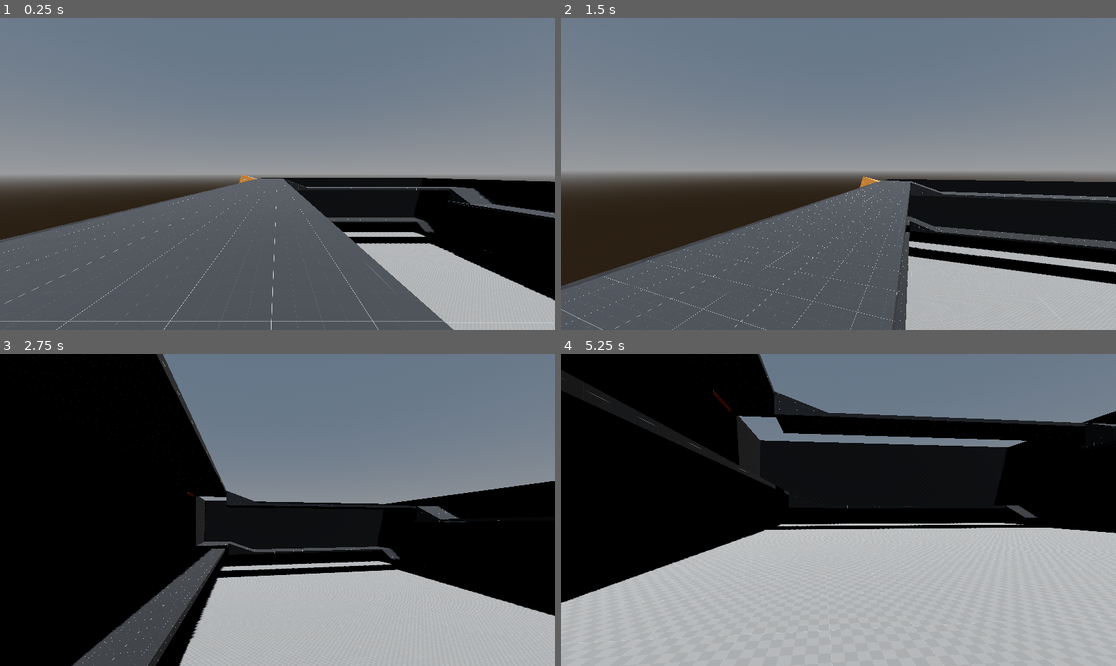
Above: before the commit, frames 1-4 (two rows, left to right).
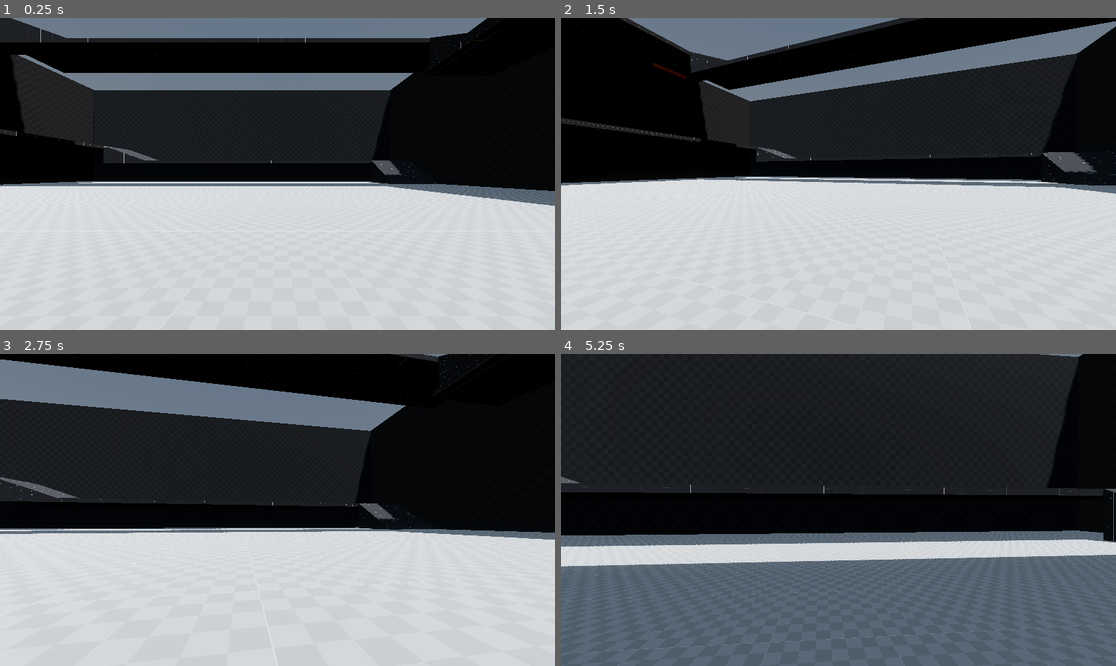
Above: after the commit, the same moments.

Repository: kaime-welsh/trash-masters
Game: Godot game, scene res://maps/tm_sandbox.tscn
The game is run twice, just before and just after one commit, with the same random seed, the same clock (stepped at 60 frames per second) and the same inputs. The project has no main scene, so this scene is started directly.
Inputs (mouse positions are in pixels of both pictures, inside the frame that each line leads up to):
- Up to frame 1 (0.25 s): no input
- Up to frame 2 (1.5 s): tap Enter at 0.5 s; move the mouse to (866, 174) at 0.52 s; hold Ctrl (crouch) 0.53-1.28 s; hold W (move_forward) from 0.53 s (still down); click (866, 174) at 0.67 s; tap Space (jump) at 0.77, 0.8, 1.07, 1.35 s; move the mouse to (810, 174) at 1.27 s; click (810, 174) at 1.42 s
- Up to frame 3 (2.75 s): keep holding W (move_forward); tap Space (jump) at 1.52, 1.82, 2.3 s; tap Ctrl (crouch) at 1.55 s; move the mouse to (288, 503) at 2.02 s; hold Ctrl (crouch) from 2.03 s (still down); click (288, 503) at 2.17 s
- Up to frame 4 (5.25 s): keep holding W (move_forward); move the mouse to (832, 516) at 2.77 s; release Ctrl (crouch) at 2.78 s; tap Shift (sprint) at 2.85 s; click (832, 516) at 2.92 s; tap Space (jump) at 3.02, 3.32, 3.77, 3.8, 4.07, 4.35, 4.52, 4.82 s; tap Ctrl (crouch) at 3.05, 4.55 s; move the mouse to (877, 513) at 3.52 s; hold Ctrl (crouch) 3.53-4.28 s; click (877, 513) at 3.67 s; move the mouse to (794, 506) at 4.27 s; click (794, 506) at 4.42 s; move the mouse to (844, 510) at 5.02 s; hold Ctrl (crouch) from 5.03 s (still down); click (844, 510) at 5.17 s

The runs differ from the first frame. In frame 1, 89% of the frame differs, in the area x 0-100%, y 0-100%; in frame 2, 90%; in frame 3, 82%; in frame 4, 75%.

Commit message:
Added crouching and walking on stairs. - Just need to add ladder climbing and I think this is complete. If anything the ladders can wait and this can be merged.

Diff:
--- a/maps/tm_sandbox.tscn
+++ b/maps/tm_sandbox.tscn
@@ -1,7 +1,6 @@
-[gd_scene load_steps=28 format=4 uid="uid://dp57v1dgar82h"]
+[gd_scene load_steps=27 format=4 uid="uid://dp57v1dgar82h"]
 
 [ext_resource type="PackedScene" uid="uid://b725dpq15ws1s" path="res://player/player.tscn" id="1_kxtt2"]
-[ext_resource type="LightmapGIData" uid="uid://cfbogwur2hy2x" path="res://maps/tm_sandbox.lmbake" id="1_wkrnl"]
 [ext_resource type="Material" uid="uid://qdv3a4224o5o" path="res://assets/materials/kenny_prototype/m_white_checker.tres" id="2_sjpsp"]
 [ext_resource type="Material" uid="uid://dwffsycchev6n" path="res://assets/materials/kenny_prototype/m_orange_wall.tres" id="3_sjpsp"]
 [ext_resource type="Material" uid="uid://djx73r5q1335t" path="res://assets/materials/kenny_prototype/m_black_grid.tres" id="4_sjpsp"]
@@ -132,9 +131,6 @@
 transform = Transform3D(-0.866025, -0.433013, 0.25, 0.286788, -0.0206061, 0.957772, -0.409576, 0.901152, 0.142028, 0, 3, 0)
 shadow_enabled = true
 
-[node name="LightmapGI" type="LightmapGI" parent="."]
-light_data = ExtResource("1_wkrnl")
-
 [node name="Geometry" type="Node3D" parent="."]
 transform = Transform3D(0.5, 0, 0, 0, 0.5, 0, 0, 0, 0.5, -2, 0, -18)
 
@@ -215,6 +211,42 @@
 material_override = ExtResource("4_sjpsp")
 use_collision = true
 size = Vector3(4, 1, 2.6)
+
+[node name="CSGBox3D4" type="CSGBox3D" parent="Geometry"]
+transform = Transform3D(1, 0, 0, 0, 1, 0, 0, 0, 1, -20.5, 0, 90.3)
+material_override = ExtResource("4_sjpsp")
+use_collision = true
+size = Vector3(1, 0.8, 2.6)
+
+[node name="CSGBox3D5" type="CSGBox3D" parent="Geometry"]
+transform = Transform3D(1, 0, 0, 0, 1, 0, 0, 0, 1, -19.5, 0.2, 90.3)
+material_override = ExtResource("4_sjpsp")
+use_collision = true
+size = Vector3(1, 1.2, 2.6)
+
+[node name="CSGBox3D6" type="CSGBox3D" parent="Geometry"]
+transform = Transform3D(1, 0, 0, 0, 1, 0, 0, 0, 1, -18.5, 0.4, 90.3)
+material_override = ExtResource("4_sjpsp")
+use_collision = true
+size = Vector3(1, 1.6, 2.6)
+
+[node name="CSGBox3D7" type="CSGBox3D" parent="Geometry"]
+transform = Transform3D(1, 0, 0, 0, 1, 0, 0, 0, 1, -17.5, 0.65, 90.3)
+material_override = ExtResource("4_sjpsp")
+use_collision = true
+size = Vector3(1, 2.1, 2.6)
+
+[node name="CSGBox3D8" type="CSGBox3D" parent="Geometry"]
+transform = Transform3D(1, 0, 0, 0, 1, 0, 0, 0, 1, -16.5, 0.95, 90.3)
+material_override = ExtResource("4_sjpsp")
+use_collision = true
+size = Vector3(1, 2.7, 2.6)
+
+[node name="CSGBox3D9" type="CSGBox3D" parent="Geometry"]
+transform = Transform3D(1, 0, 0, 0, 1, 0, 0, 0, 1, -15.5, 1.2, 90.3)
+material_override = ExtResource("4_sjpsp")
+use_collision = true
+size = Vector3(1, 3.2, 2.6)
 
 [node name="CSGBox3D2" type="CSGBox3D" parent="Geometry"]
 transform = Transform3D(1, 0, 0, 0, 1, 0, 0, 0, 1, -34, 9, 90.3)
@@ -331,9 +363,12 @@
 skeleton = NodePath("../../..")
 
 [node name="PlayerCharacter" parent="." instance=ExtResource("1_kxtt2")]
-transform = Transform3D(1, 0, 0, 0, 1, 0, 0, 0, 1, -26, 19.2, 37)
+transform = Transform3D(1, 0, 0, 0, 1, 0, 0, 0, 1, 5, 0.200001, 3)
 collision_layer = 2
 collision_mask = 7
+jump_velocity = 5.5
+crouch_speed_modifier = 0.65
+crouch_height = 0.75
 
 [node name="WorldBottom" type="Area3D" parent="."]
 collision_layer = 8
--- a/player/fps_character.gd
+++ b/player/fps_character.gd
@@ -1,7 +1,12 @@
 class_name FPSCharacter
 extends CharacterBody3D
 
-@onready var _camera: Camera3D = %Camera3D
+@export var camera: Camera3D
+@export var camera_smoother: Node3D
+@export var collision_shape: CollisionShape3D
+@export var head: Node3D
+@export var stairs_below_raycast: RayCast3D
+@export var stairs_ahead_raycast: RayCast3D
 
 @export_category("Input Settings")
 @export var mouse_sensitivity: float = 0.006
@@ -20,6 +25,16 @@
 @export var air_accel: float = 800.0
 @export var air_move_speed: float = 500.0
 
+@export_category("Crouching")
+@export var crouch_speed_modifier: float = 0.8
+@export var crouch_height: float = 0.7
+@export var crouch_jump_modifier: float = 0.9:
+	set(value):
+		crouch_jump_modifier = crouch_height * value
+
+@export_category("Stairs")
+@export var max_step_height = 0.5 # Raycasts length should match this. StairsAhead one should be slightly longer.
+
 @export_category("Physics Interactions")
 @export var push_strength: float = 5
 @export var mass: float = 80
@@ -30,6 +45,9 @@
 var input_dir: Vector2
 var wish_dir: Vector3
 var headbob_time: float = 0.0
+var is_crouched: bool = false
+var _snapped_to_stairs_last_frame := false
+var _last_frame_was_on_floor = - INF
 
 
 func _ready() -> void:
@@ -37,14 +55,13 @@
 
 
 func get_move_speed() -> float:
+	if is_crouched:
+		return walk_speed * crouch_speed_modifier
 	return sprint_speed if Input.is_action_pressed("sprint") else walk_speed
 
 
 func is_surface_too_steep(normal: Vector3) -> bool:
-	var max_slope_angle_dot = Vector3(0, 1, 0).rotated(Vector3(1.0, 0, 0), self.floor_max_angle).dot(Vector3(0, 1, 0))
-	if normal.dot(Vector3(0, 1, 0)) < max_slope_angle_dot:
-		return true
-	return false
+	return normal.angle_to(Vector3.UP) > self.floor_max_angle
 
 
 func clip_velocity(normal: Vector3, overbounce: float, delta: float) -> void:
@@ -57,6 +74,59 @@
 	var adjust := self.velocity.dot(normal)
 	if adjust < 0.0:
 		self.velocity -= normal * adjust
+
+
+var _saved_camera_global_pos = null
+func _save_camera_pos_for_smoothing():
+	if _saved_camera_global_pos == null:
+		_saved_camera_global_pos = %CameraSmooth.global_position
+
+
+func _snap_down_to_stairs_check() -> void:
+	var did_snap := false
+	# Modified slightly from tutorial. I don't notice any visual difference but I think this is correct.
+	# Since it is called after move_and_slide, _last_frame_was_on_floor should still be current frame number.
+	# After move_and_slide off top of stairs, on floor should then be false. Update raycast incase it's not already.
+	stairs_below_raycast.force_raycast_update()
+	var floor_below: bool = stairs_below_raycast.is_colliding() and not is_surface_too_steep(stairs_below_raycast.get_collision_normal())
+	var was_on_floor_last_frame = Engine.get_physics_frames() == _last_frame_was_on_floor
+	if not is_on_floor() and velocity.y <= 0 and (was_on_floor_last_frame or _snapped_to_stairs_last_frame) and floor_below:
+		var body_test_result = KinematicCollision3D.new()
+		if self.test_move(self.global_transform, Vector3(0, -max_step_height, 0), body_test_result):
+			_save_camera_pos_for_smoothing()
+			var translate_y = body_test_result.get_travel().y
+			self.position.y += translate_y
+			apply_floor_snap()
+			did_snap = true
+	_snapped_to_stairs_last_frame = did_snap
+
+func _snap_up_stairs_check(delta) -> bool:
+	if not is_on_floor() and not _snapped_to_stairs_last_frame: return false
+	# Don't snap stairs if trying to jump, also no need to check for stairs ahead if not moving
+	if self.velocity.y > 0 or (self.velocity * Vector3(1, 0, 1)).length() == 0: return false
+	var expected_move_motion = self.velocity * Vector3(1, 0, 1) * delta
+	var step_pos_with_clearance = self.global_transform.translated(expected_move_motion + Vector3(0, max_step_height * 2, 0))
+	# Run a body_test_motion slightly above the pos we expect to move to, towards the floor.
+	#  We give some clearance above to ensure there's ample room for the player.
+	#  If it hits a step <= MAX_STEP_HEIGHT, we can teleport the player on top of the step
+	#  along with their intended motion forward.
+	var down_check_result = KinematicCollision3D.new()
+	if (self.test_move(step_pos_with_clearance, Vector3(0, -max_step_height * 2, 0), down_check_result)
+	and (down_check_result.get_collider().is_class("StaticBody3D") or down_check_result.get_collider().is_class("CSGShape3D"))):
+		var step_height = ((step_pos_with_clearance.origin + down_check_result.get_travel()) - self.global_position).y
+		# Note I put the step_height <= 0.01 in just because I noticed it prevented some physics glitchiness
+		# 0.02 was found with trial and error. Too much and sometimes get stuck on a stair. Too little and can jitter if running into a ceiling.
+		# The normal character controller (both jolt & default) seems to be able to handled steps up of 0.1 anyway
+		if step_height > max_step_height or step_height <= 0.01 or (down_check_result.get_position() - self.global_position).y > max_step_height: return false
+		stairs_ahead_raycast.global_position = down_check_result.get_position() + Vector3(0, max_step_height, 0) + expected_move_motion.normalized() * 0.1
+		stairs_ahead_raycast.force_raycast_update()
+		if stairs_ahead_raycast.is_colliding() and not is_surface_too_steep(stairs_ahead_raycast.get_collision_normal()):
+			_save_camera_pos_for_smoothing()
+			self.global_position = step_pos_with_clearance.origin + down_check_result.get_travel()
+			apply_floor_snap()
+			_snapped_to_stairs_last_frame = true
+			return true
+	return false
 
 
 func _unhandled_input(event: InputEvent) -> void:
@@ -64,9 +134,9 @@
 		# Rotate camera based on mouse movement
 		if event is InputEventMouseMotion:
 			rotate_y(-event.relative.x * mouse_sensitivity)
-			_camera.rotate_x(-event.relative.y * mouse_sensitivity)
+			camera.rotate_x(-event.relative.y * mouse_sensitivity)
 			# Clamp rotation to avoid flipping
-			_camera.rotation.x = clamp(_camera.rotation.x, -PI / 2, PI / 2)
+			camera.rotation.x = clamp(camera.rotation.x, -PI / 2, PI / 2)
 
 		# Release mouse on escape
 		if Input.is_action_just_pressed("quit"):
@@ -78,6 +148,30 @@
 
 	# Get movement direction
 	input_dir = Input.get_vector("move_left", "move_right", "move_forward", "move_backward").normalized()
+
+
+@onready var _original_capsule_height: float = collision_shape.shape.height
+func _handle_crouch(delta) -> void:
+	var was_crouched_last_frame = is_crouched
+	if Input.is_action_pressed("crouch"):
+		is_crouched = true
+	elif is_crouched and not self.test_move(self.transform, Vector3(0, crouch_height, 0)):
+		is_crouched = false
+
+	var translate_y_if_possible := 0.0
+	if was_crouched_last_frame != is_crouched and not is_on_floor() and not _snapped_to_stairs_last_frame:
+		translate_y_if_possible = crouch_jump_modifier if is_crouched else -crouch_jump_modifier
+
+	if translate_y_if_possible != 0.0:
+		var result = KinematicCollision3D.new()
+		self.test_move(self.transform, Vector3(0, translate_y_if_possible, 0), result)
+		self.position.y += result.get_travel().y
+		head.position.y -= result.get_travel().y
+		head.position.y = clampf(head.position.y, -crouch_height, 0.0)
+
+	head.position.y = move_toward(head.position.y, -crouch_height if is_crouched else 0.0, 7.0 * delta)
+	collision_shape.shape.height = _original_capsule_height - crouch_height if is_crouched else _original_capsule_height
+	collision_shape.position.y = collision_shape.shape.height / 2
 
 
 func _handle_air_physics(delta) -> void:
@@ -118,9 +212,20 @@
 
 	_headbob_effect(delta)
 
+func _slide_camera_smooth_back_to_origin(delta):
+	if _saved_camera_global_pos == null: return
+	camera_smoother.global_position.y = _saved_camera_global_pos.y
+	camera_smoother.position.y = clampf(camera_smoother.position.y, -crouch_height, crouch_height) # Clamp incase teleported
+	var move_amount = max(self.velocity.length() * delta, walk_speed / 2 * delta)
+	camera_smoother.position.y = move_toward(camera_smoother.position.y, 0.0, move_amount)
+	_saved_camera_global_pos = camera_smoother.global_position
+	if camera_smoother.position.y == 0:
+		_saved_camera_global_pos = null # Stop smoothing camera
 
 func _physics_process(delta: float) -> void:
 	wish_dir = self.global_transform.basis * Vector3(input_dir.x, 0.0, input_dir.y)
+
+	_handle_crouch(delta)
 
 	if is_on_floor():
 		if Input.is_action_just_pressed("jump") or (auto_bhop and Input.is_action_pressed("jump")):
@@ -129,13 +234,16 @@
 	else:
 		_handle_air_physics(delta)
 
-	_push_away_rigid_bodies()
-	move_and_slide()
-
+	if not _snap_up_stairs_check(delta):
+		_push_away_rigid_bodies() # Call before move_and_slide()
+		move_and_slide()
+		_snap_down_to_stairs_check()
+
+	_slide_camera_smooth_back_to_origin(delta)
 
 func _headbob_effect(delta: float) -> void:
 	headbob_time += delta * self.velocity.length()
-	_camera.transform.origin = Vector3(
+	camera.transform.origin = Vector3(
 		cos(headbob_time * HEADBOB_FREQUENCY * 0.5) * HEADBOB_MOVE_AMOUNT,
 		sin(headbob_time * HEADBOB_FREQUENCY) * HEADBOB_MOVE_AMOUNT,
 		0,
--- a/player/player.tscn
+++ b/player/player.tscn
@@ -1,39 +1,55 @@
 [gd_scene load_steps=4 format=3 uid="uid://b725dpq15ws1s"]
 
 [ext_resource type="Script" uid="uid://bxj8chtb30kec" path="res://player/player_controller.gd" id="1_oul6g"]
+
+[sub_resource type="CapsuleShape3D" id="CapsuleShape3D_kqu6x"]
+radius = 0.4
+height = 1.7
 
 [sub_resource type="CapsuleMesh" id="CapsuleMesh_1v1wt"]
 radius = 0.4
 height = 1.7
 
-[sub_resource type="CapsuleShape3D" id="CapsuleShape3D_kqu6x"]
-radius = 0.4
-height = 1.7
-
-[node name="Player" type="CharacterBody3D"]
+[node name="Player" type="CharacterBody3D" node_paths=PackedStringArray("camera", "camera_smoother", "collision_shape", "head", "stairs_below_raycast", "stairs_ahead_raycast")]
 axis_lock_angular_x = true
 axis_lock_angular_y = true
 axis_lock_angular_z = true
 platform_floor_layers = 4294967291
 script = ExtResource("1_oul6g")
+camera = NodePath("HeadStanding/Head/CameraSmooth/Camera3D")
+camera_smoother = NodePath("HeadStanding/Head/CameraSmooth")
+collision_shape = NodePath("CollisionShape3D")
+head = NodePath("HeadStanding/Head")
+stairs_below_raycast = NodePath("StairsBelowRaycast")
+stairs_ahead_raycast = NodePath("StairsAheadRaycast")
 metadata/_custom_type_script = "uid://dvkjypcv3qot"
 
+[node name="CollisionShape3D" type="CollisionShape3D" parent="."]
+unique_name_in_owner = true
+transform = Transform3D(1, 0, 0, 0, 1, 0, 0, 0, 1, 0, 0.85, 0)
+shape = SubResource("CapsuleShape3D_kqu6x")
+
 [node name="Mesh" type="MeshInstance3D" parent="."]
+transform = Transform3D(1, 0, 0, 0, 1, 0, 0, 0, 1, 0, 0.85, 0)
 mesh = SubResource("CapsuleMesh_1v1wt")
-skeleton = NodePath("../BodyCollider")
+skeleton = NodePath("../CollisionShape3D")
 
-[node name="Head" type="Node3D" parent="."]
+[node name="HeadStanding" type="Node3D" parent="."]
+transform = Transform3D(1, 0, 0, 0, 1, 0, 0, 0, 1, 0, 1.4, 0)
+
+[node name="Head" type="Node3D" parent="HeadStanding"]
 unique_name_in_owner = true
-transform = Transform3D(1, 0, 0, 0, 1, 0, 0, 0, 1, 0, 0.6, 0)
 
-[node name="Camera3D" type="Camera3D" parent="Head"]
+[node name="CameraSmooth" type="Node3D" parent="HeadStanding/Head"]
+unique_name_in_owner = true
+
+[node name="Camera3D" type="Camera3D" parent="HeadStanding/Head/CameraSmooth"]
 unique_name_in_owner = true
 current = true
 
-[node name="BodyCollider" type="CollisionShape3D" parent="."]
-unique_name_in_owner = true
-shape = SubResource("CapsuleShape3D_kqu6x")
+[node name="StairsAheadRaycast" type="RayCast3D" parent="."]
+transform = Transform3D(1, 0, 0, 0, 1, 0, 0, 0, 1, 0, 0.4, -0.5)
+target_position = Vector3(0, -0.55, 0)
 
-[node name="CrouchCheck" type="RayCast3D" parent="."]
-unique_name_in_owner = true
-target_position = Vector3(0, 0.9, 0)
+[node name="StairsBelowRaycast" type="RayCast3D" parent="."]
+target_position = Vector3(0, -0.75, 0)
Binary file removed: maps/tm_sandbox.lmbake
Not shown, changed: maps/tm_sandbox.exr
